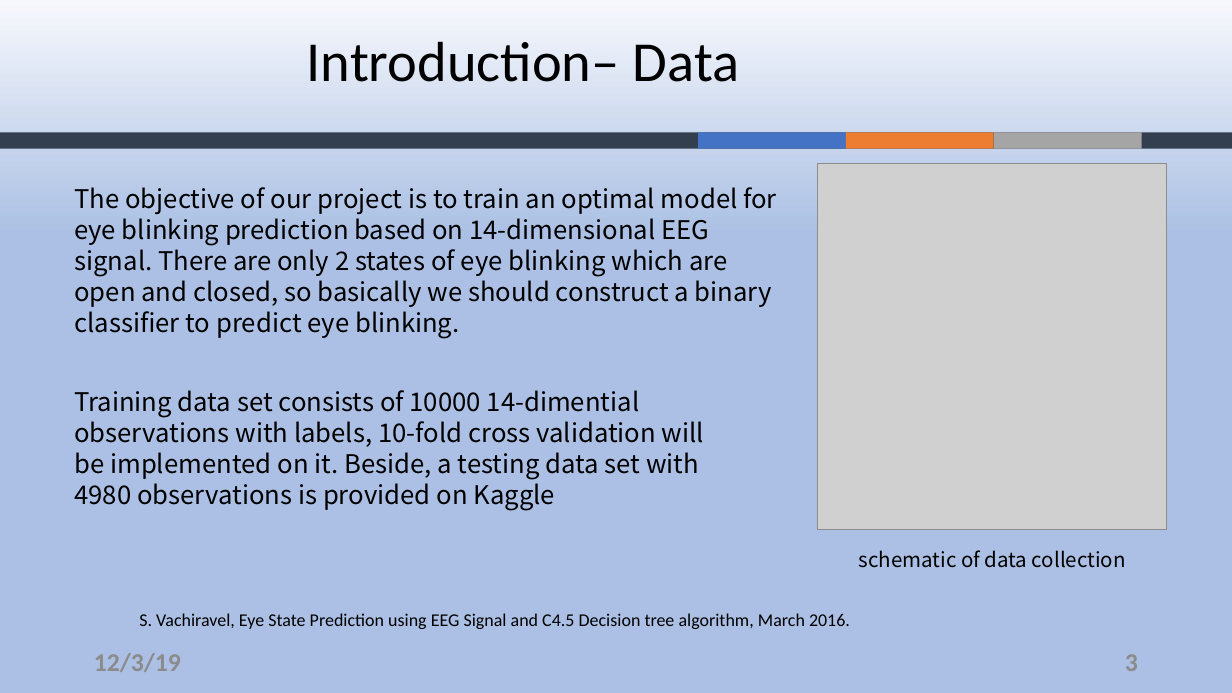
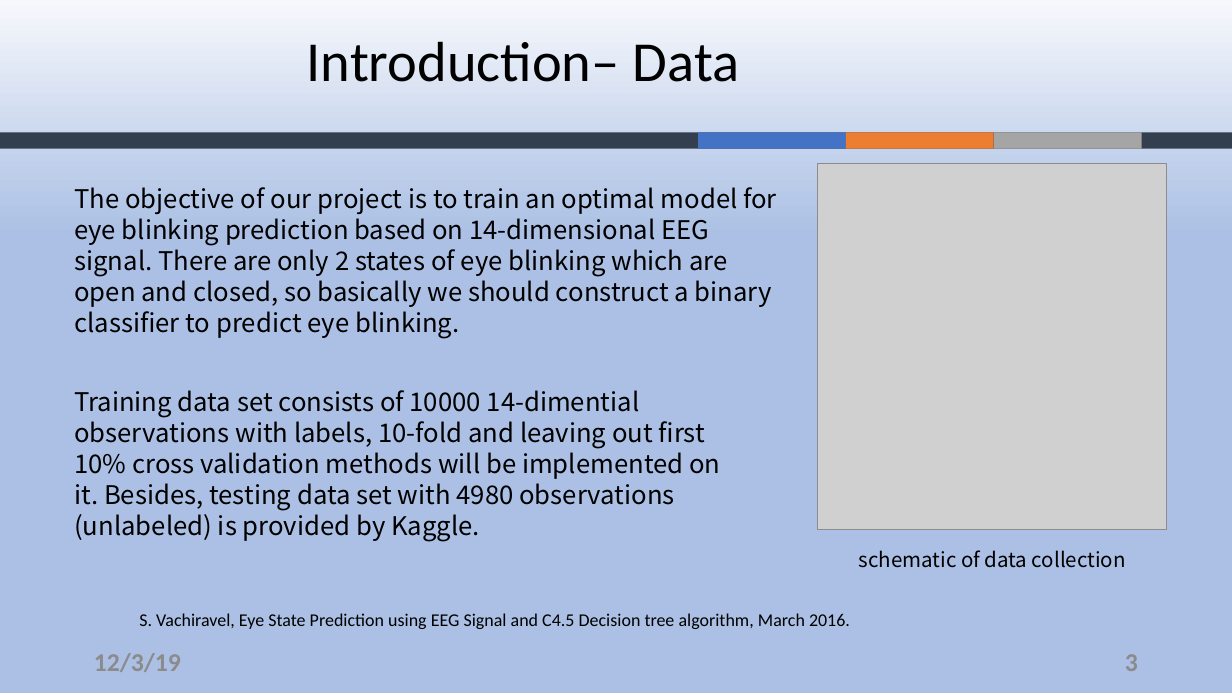
Before and after one commit to ZouYao0720/final-project-, a slide deck: slide 3 of final-presentation.pptx. Drawn at 1232x693 pixels with LibreOffice and Linux fonts; fonts in the diff are those of the drawing; grey boxes stand for pictures; background and template pictures are left out. Boxes give left, top, right and bottom in pixels: in the first picture for what was removed or moved away, otherwise in the second. Text is boxed around its words. In the diff, an @@ line names an element or a change of style, - is before the commit and + after.

```diff
--- a/final-presentation.pptx
+++ b/final-presentation.pptx
@@ text at <box>74,390,720,541</box>: text changed @@
-Training data set consists of 10000 14-dimential observations with labels, 10-fold cross validation will be implemented on it. Beside, a testing data set with 4980 observations is provided on Kaggle
+Training data set consists of 10000 14-dimential observations with labels, 10-fold and leaving out first 10% cross validation methods will be implemented on it. Besides, testing data set with 4980 observations (unlabeled) is provided by Kaggle.
```
Also in this commit, not shown: 4 other slides changed.
